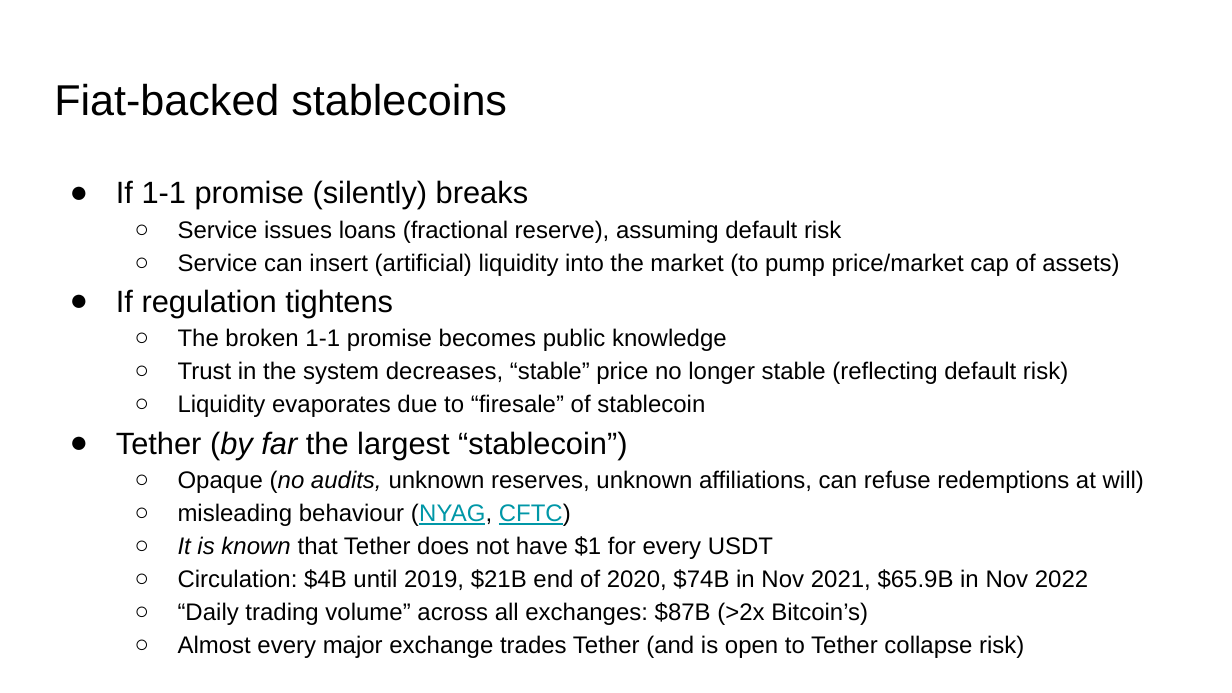
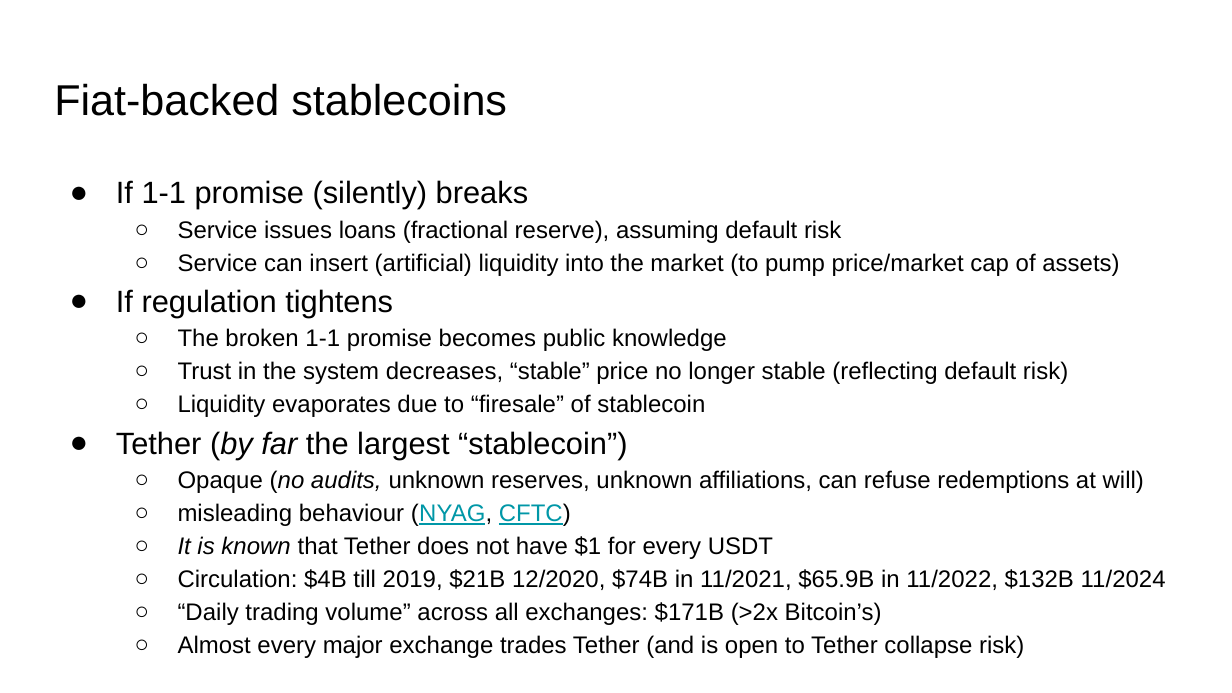
Before and after one commit to solegga/blockchaincourse, a slide deck: slide 67 of BDL2024 - 10 - Blockchain Applications.pptx. Drawn at 1232x693 pixels with LibreOffice and Linux fonts; fonts in the diff are those of the drawing. Boxes give left, top, right and bottom in pixels: in the first picture for what was removed or moved away, otherwise in the second. Text is boxed around its words. In the diff, an @@ line names an element or a change of style, - is before the commit and + after.

```diff
--- a/BDL2024 - 10 - Blockchain Applications.pptx
+++ b/BDL2024 - 10 - Blockchain Applications.pptx
@@ text at [178,569,1166,625]: text changed @@
-  ○ Circulation: $4B until 2019, $21B end of 2020, $74B in Nov 2021, $65.9B in Nov 2022
-  ○ “Daily trading volume” across all exchanges: $87B (>2x Bitcoin’s)
+  ○ Circulation: $4B till 2019, $21B 12/2020, $74B in 11/2021, $65.9B in 11/2022, $132B 11/2024
+  ○ “Daily trading volume” across all exchanges: $171B (>2x Bitcoin’s)
```
Also in this commit, not shown: 1 other slide changed, 1 other file.
